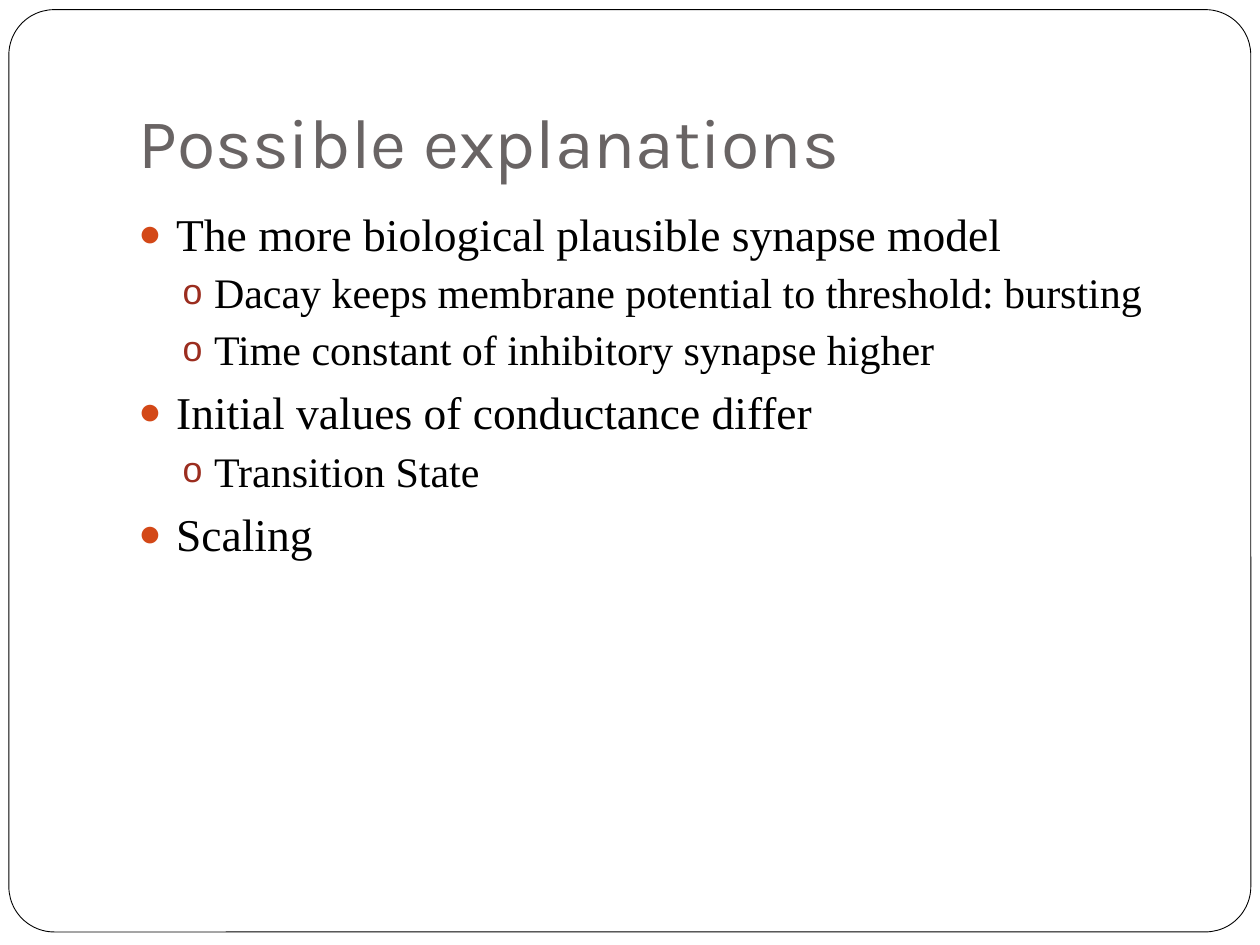
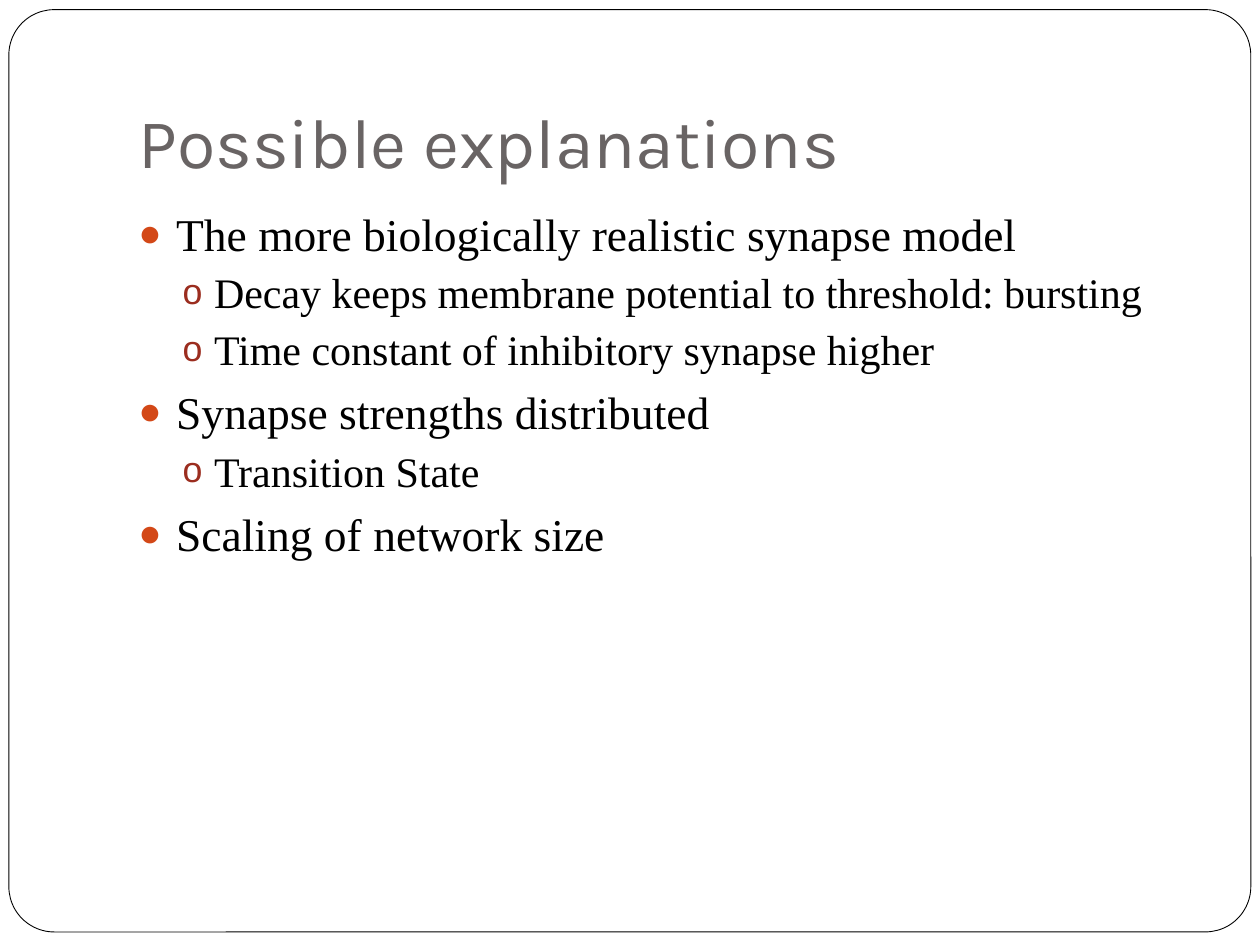
Before and after one commit to jiribrummer/Balanced_network, a slide deck: slide 25 of Final presentation bachelor thesis Jiri Brummer - dynamics of balanced network.pptx (slide 26 before the commit). Drawn at 1260x945 pixels with LibreOffice and Linux fonts; fonts in the diff are those of the drawing. Boxes give left, top, right and bottom in pixels: in the first picture for what was removed or moved away, otherwise in the second. Text is boxed around its words. In the diff, an @@ line names an element or a change of style, - is before the commit and + after.

```diff
--- a/Final presentation bachelor thesis Jiri Brummer - dynamics of balanced network.pptx
+++ b/Final presentation bachelor thesis Jiri Brummer - dynamics of balanced network.pptx
@@ text at [176, 219, 1142, 317]: text changed @@
-● The more biological plausible synapse model
-  o Dacay keeps membrane potential to threshold: bursting
+● The more biologically realistic synapse model
+  o Decay keeps membrane potential to threshold: bursting
@@ text at [176, 397, 709, 438]: text changed @@
-● Initial values of conductance differ
+● Synapse strengths distributed
@@ text at [176, 519, 605, 560]: text changed @@
-● Scaling
+● Scaling of network size
```
Also in this commit, not shown: 15 other slides changed, 2 slides added, 11 other files.
